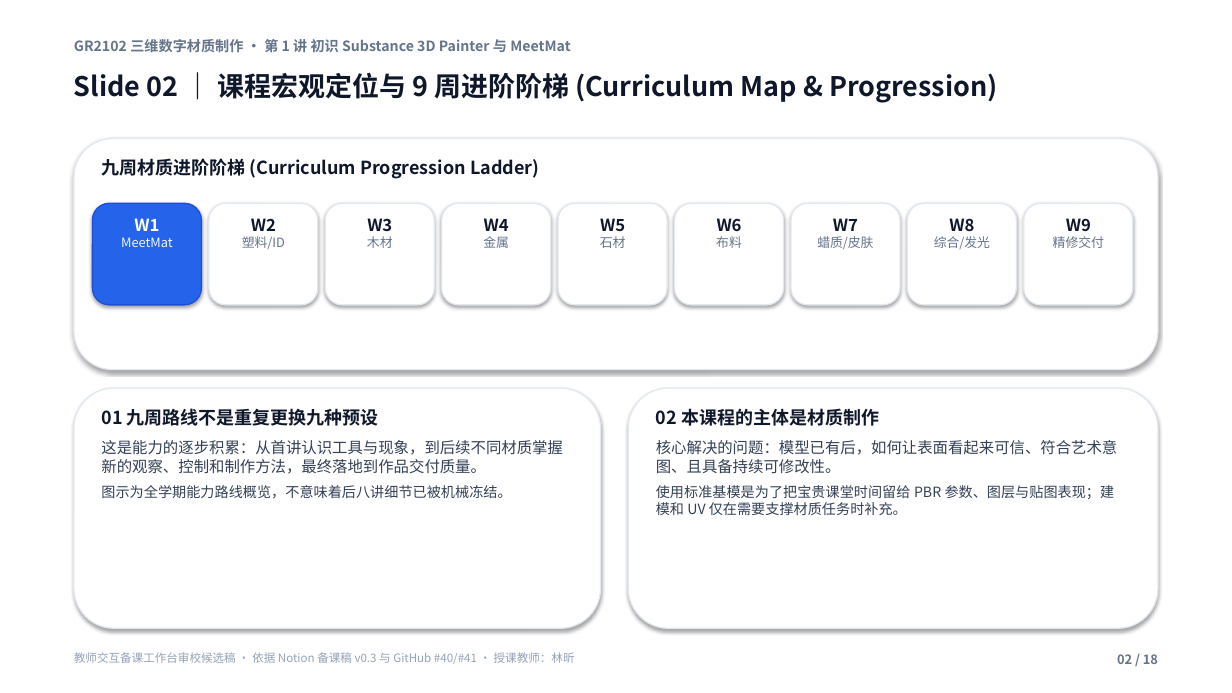
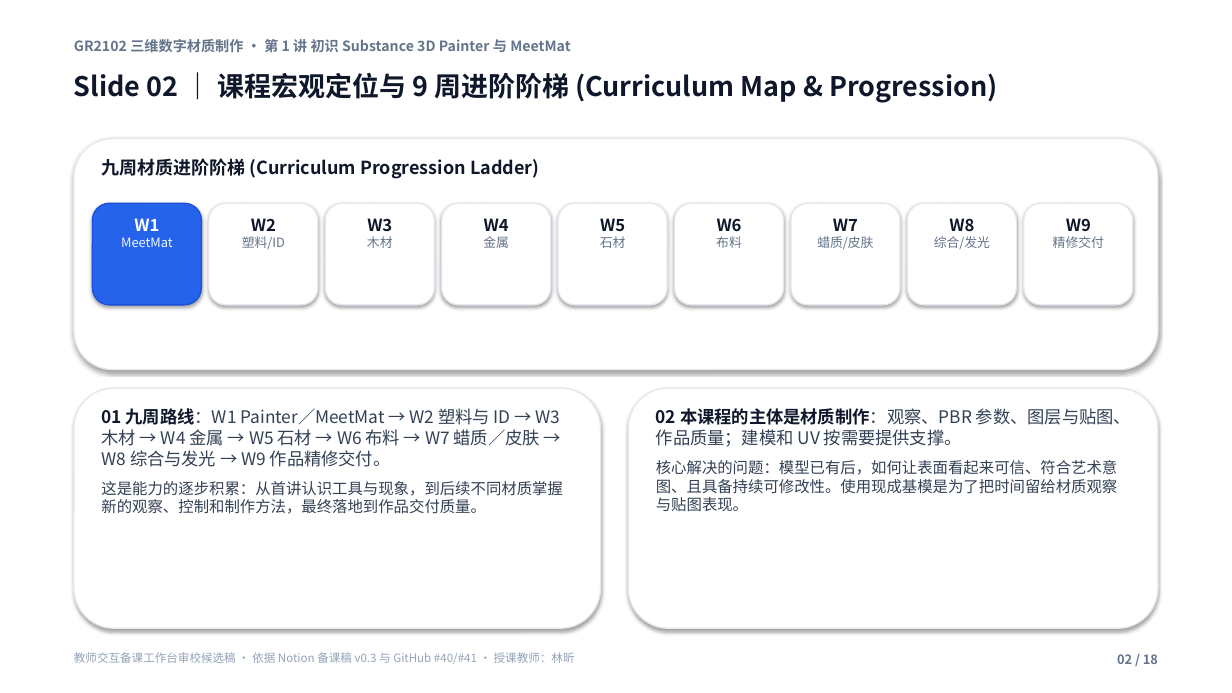
Before and after one commit to carllx/corso-pbr-materials, a slide deck: slide 2 of W1_MeetMat_18slides_teacher_review.pptx. Drawn at 1232x693 pixels with LibreOffice and Linux fonts; fonts in the diff are those of the drawing. Boxes give left, top, right and bottom in pixels: in the first picture for what was removed or moved away, otherwise in the second. Text is boxed around its words. In the diff, an @@ line names an element or a change of style, - is before the commit and + after.

```diff
--- a/W1_MeetMat_18slides_teacher_review.pptx
+++ b/W1_MeetMat_18slides_teacher_review.pptx
@@ text at [101,408,561,467]: text changed; size 14 to 13.5 pt; text colour #0F172A to #334155; bold off @@
-01 九周路线不是重复更换九种预设
+01 九周路线：W1 Painter／MeetMat → W2 塑料与 ID → W3 木材 → W4 金属 → W5 石材 → W6 布料 → W7 蜡质／皮肤 → W8 综合与发光 → W9 作品精修交付。
@@ text at [656,408,1131,512]: text changed; size 11 to 12 pt @@
-02 本课程的主体是材质制作
-核心解决的问题：模型已有后，如何让表面看起来可信、符合艺术意图、且具备持续可修改性。
-使用标准基模是为了把宝贵课堂时间留给 PBR 参数、图层与贴图表现；建模和 UV 仅在需要支撑材质任务时补充。
+02 本课程的主体是材质制作：观察、PBR 参数、图层与贴图、作品质量；建模和 UV 按需要提供支撑。
+核心解决的问题：模型已有后，如何让表面看起来可信、符合艺术意图、且具备持续可修改性。使用现成基模是为了把时间留给材质观察与贴图表现。
@@ text at [101,485,511,499]: paragraph removed @@
-图示为全学期能力路线概览，不意味着后八讲细节已被机械冻结。
@@ text at [101,481,562,514]: less space between paragraphs @@
```
Also in this commit, not shown: 17 other slides changed, 5 other files.
